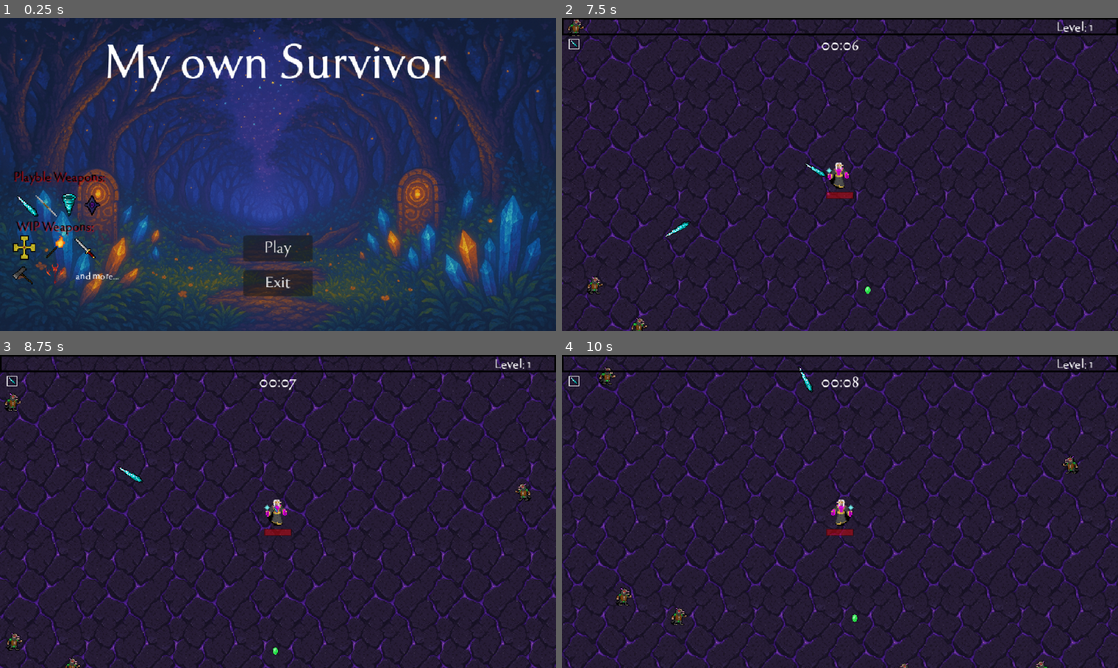
Above: before the commit, frames 1-4 (two rows, left to right).
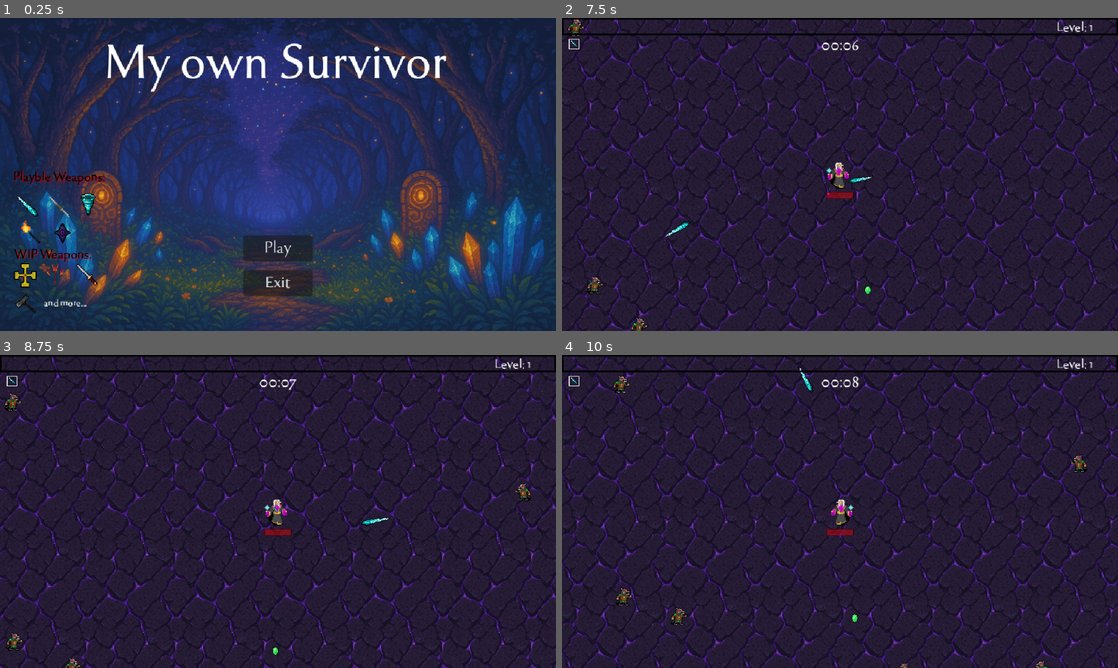
Above: after the commit, the same moments.

Repository: Artoodi/MySurvivor-Work-In-Progress
Game: Godot game, scene res://TitleScreen/menu.tscn
Two runs of this game, one before a commit and one after it. Both use one fixed random seed, a clock stepped at 60 frames per second and the inputs below. Sound files missing from this copy of the repository are replaced by a short silence.
Inputs (mouse positions are in pixels of both pictures, inside the frame that each line leads up to):
- Up to frame 1 (0.25 s): no input
- Up to frame 2 (7.5 s): click "Play" at 0.5 s; move the mouse to (962, 158) at 1.27 s; hold D (right) 1.28-2.03 s; click (962, 158) at 1.35 s; move the mouse to (728, 190) at 2.02 s; hold S (down) 2.03-2.78 s; click (728, 190) at 2.1 s; move the mouse to (895, 105) at 2.77 s; hold D (right) 2.78-3.53 s; click (895, 105) at 2.85 s; move the mouse to (812, 237) at 3.52 s; hold W (up) 3.53-4.28 s; click (812, 237) at 3.6 s; move the mouse to (1006, 221) at 4.27 s; hold A (left) 4.28-5.78 s; click (1006, 221) at 4.35 s; move the mouse to (673, 127) at 5.02 s; click (673, 127) at 5.1 s; move the mouse to (867, 174) at 5.77 s; hold S (down) 5.78-6.53 s; click (867, 174) at 5.85 s; move the mouse to (756, 96) at 6.52 s; hold D (right) 6.53-7.28 s; click (756, 96) at 6.6 s; move the mouse to (962, 158) at 7.27 s; hold W (up) from 7.28 s (still down); click (962, 158) at 7.35 s
- Up to frame 3 (8.75 s): move the mouse to (166, 527) at 8.02 s; release W (up) at 8.03 s; hold D (right) from 8.03 s (still down); click (166, 527) at 8.1 s
- Up to frame 4 (10 s): move the mouse to (895, 442) at 8.77 s; release D (right) at 8.78 s; hold S (down) 8.78-9.53 s; click (895, 442) at 8.85 s; move the mouse to (812, 574) at 9.52 s; hold A (left) from 9.53 s (still down); click (812, 574) at 9.6 s

The runs differ from the first frame. In frame 1, 15% of the frame differs, in the area x 0-100%, y 0-100%; in frame 2, 0.1%; in frame 3, 0.1%; in frame 4, 0.4%.

Commit message:
add new weapon: fire stick

Diff:
--- a/Player/Attack/devil_eye_projectile_1.gd
+++ b/Player/Attack/devil_eye_projectile_1.gd
@@ -49,7 +49,6 @@
 
 func _physics_process(delta):
 	position += angle * speed * delta
-	scale.x *= -1
 
 func enemy_hit(charge = 1):
 	hp -= charge
--- a/Player/Attack/devil_eye_projectile_2.gd
+++ b/Player/Attack/devil_eye_projectile_2.gd
@@ -45,7 +45,6 @@
 
 func _physics_process(delta):
 	position += angle * speed * delta
-	scale.x *= -1
 
 func enemy_hit(charge = 1):
 	hp -= charge
--- a/Player/Attack/devil_eye_projectile_3.gd
+++ b/Player/Attack/devil_eye_projectile_3.gd
@@ -41,7 +41,6 @@
 
 func _physics_process(delta):
 	position += angle * speed * delta
-	scale.x *= -1
 
 func enemy_hit(charge = 1):
 	hp -= charge
--- /dev/null
+++ b/Player/Attack/fire_ball.gd
@@ -0,0 +1,95 @@
+extends Area2D
+
+var level = 1
+var hp = 1
+var speed = 60  # 慢速
+var damage = 25  # 高伤害
+var knockback_amount = 200  # 高击退
+var attack_size = 1.0
+
+var direction = Vector2.ZERO
+var lifetime = 5.0  # 火球存在时间
+
+@onready var player = get_tree().get_first_node_in_group("player")
+@onready var animated_sprite = $AnimatedSprite2D  # AnimatedSprite2D节点
+signal remove_from_array(object)
+
+func _ready():
+	# 添加到attack组
+	add_to_group("attack")
+
+	# 播放火球动画
+	if animated_sprite:
+		animated_sprite.play("default")  # 播放默认动画，您可以改为您的动画名称
+
+	# 随机选择方向
+	var random_angle = randf() * 2 * PI
+	direction = Vector2(cos(random_angle), sin(random_angle))
+	rotation = direction.angle()
+
+	# 根据等级设置属性
+	match level:
+		1:
+			hp = 1
+			speed = 60
+			damage = 25
+			knockback_amount = 200
+			attack_size = 1.0 * (1 + player.spell_size)
+			lifetime = 5.0
+		2:
+			hp = 1
+			speed = 70
+			damage = 30
+			knockback_amount = 220
+			attack_size = 1.1 * (1 + player.spell_size)
+			lifetime = 6.0
+		3:
+			hp = 1
+			speed = 80
+			damage = 40
+			knockback_amount = 250
+			attack_size = 1.2 * (1 + player.spell_size)
+			lifetime = 7.0
+		4:
+			hp = 1
+			speed = 90
+			damage = 50
+			knockback_amount = 300
+			attack_size = 1.3 * (1 + player.spell_size)
+			lifetime = 8.0
+
+	# 设置缩放
+	var tween = create_tween()
+	tween.tween_property(self, "scale", Vector2(1, 1) * attack_size, 0.3).set_trans(Tween.TRANS_QUINT).set_ease(Tween.EASE_OUT)
+	tween.play()
+
+	# 设置生存时间
+	var lifetime_timer = Timer.new()
+	add_child(lifetime_timer)
+	lifetime_timer.wait_time = lifetime
+	lifetime_timer.one_shot = true
+	lifetime_timer.timeout.connect(_on_lifetime_timeout)
+	lifetime_timer.start()
+
+func _physics_process(delta):
+	position += direction * speed * delta
+
+func enemy_hit(charge = 1):
+	hp -= charge
+	if hp <= 0:
+		create_explosion_effect()
+		emit_signal("remove_from_array", self)
+		queue_free()
+
+func _on_lifetime_timeout():
+	# 时间到了也要爆炸
+	create_explosion_effect()
+	emit_signal("remove_from_array", self)
+	queue_free()
+
+func create_explosion_effect():
+	var explosion_tween = create_tween()
+	explosion_tween.set_parallel(true)
+	explosion_tween.tween_property(self, "scale", scale * 2.0, 0.3)
+	explosion_tween.tween_property(self, "modulate", Color(1, 1, 1, 0), 0.3)
+	await explosion_tween.finished
--- /dev/null
+++ b/Player/Attack/fire_ball.tscn
@@ -0,0 +1,86 @@
+[gd_scene load_steps=13 format=3 uid="uid://bnu8i05ipkyjn"]
+
+[ext_resource type="Script" uid="uid://bnymox0dxbfiq" path="res://Player/Attack/fire_ball.gd" id="1_lu4lo"]
+[ext_resource type="Texture2D" uid="uid://dphlrv717brly" path="res://Textures/Items/Weapons/fire_ball.png" id="2_4cnif"]
+
+[sub_resource type="AtlasTexture" id="AtlasTexture_hsf5y"]
+atlas = ExtResource("2_4cnif")
+region = Rect2(0, 0, 24, 24)
+
+[sub_resource type="AtlasTexture" id="AtlasTexture_0xejv"]
+atlas = ExtResource("2_4cnif")
+region = Rect2(24, 0, 24, 24)
+
+[sub_resource type="AtlasTexture" id="AtlasTexture_eaoj7"]
+atlas = ExtResource("2_4cnif")
+region = Rect2(48, 0, 24, 24)
+
+[sub_resource type="AtlasTexture" id="AtlasTexture_3equ6"]
+atlas = ExtResource("2_4cnif")
+region = Rect2(72, 0, 24, 24)
+
+[sub_resource type="AtlasTexture" id="AtlasTexture_vxnaq"]
+atlas = ExtResource("2_4cnif")
+region = Rect2(96, 0, 24, 24)
+
+[sub_resource type="AtlasTexture" id="AtlasTexture_wg7u5"]
+atlas = ExtResource("2_4cnif")
+region = Rect2(120, 0, 24, 24)
+
+[sub_resource type="AtlasTexture" id="AtlasTexture_h32sw"]
+atlas = ExtResource("2_4cnif")
+region = Rect2(144, 0, 24, 24)
+
+[sub_resource type="AtlasTexture" id="AtlasTexture_f53t6"]
+atlas = ExtResource("2_4cnif")
+region = Rect2(168, 0, 24, 24)
+
+[sub_resource type="SpriteFrames" id="SpriteFrames_ua30c"]
+animations = [{
+"frames": [{
+"duration": 1.0,
+"texture": SubResource("AtlasTexture_hsf5y")
+}, {
+"duration": 1.0,
+"texture": SubResource("AtlasTexture_0xejv")
+}, {
+"duration": 1.0,
+"texture": SubResource("AtlasTexture_eaoj7")
+}, {
+"duration": 1.0,
+"texture": SubResource("AtlasTexture_3equ6")
+}, {
+"duration": 1.0,
+"texture": SubResource("AtlasTexture_vxnaq")
+}, {
+"duration": 1.0,
+"texture": SubResource("AtlasTexture_wg7u5")
+}, {
+"duration": 1.0,
+"texture": SubResource("AtlasTexture_h32sw")
+}, {
+"duration": 1.0,
+"texture": SubResource("AtlasTexture_f53t6")
+}],
+"loop": true,
+"name": &"default",
+"speed": 10.0
+}]
+
+[sub_resource type="CircleShape2D" id="CircleShape2D_i3edg"]
+radius = 6.66667
+
+[node name="FireBall" type="Area2D" groups=["attack"]]
+collision_layer = 4
+collision_mask = 0
+script = ExtResource("1_lu4lo")
+
+[node name="AnimatedSprite2D" type="AnimatedSprite2D" parent="."]
+scale = Vector2(1.5, 1.5)
+sprite_frames = SubResource("SpriteFrames_ua30c")
+autoplay = "default"
+frame_progress = 0.418932
+
+[node name="CollisionShape2D" type="CollisionShape2D" parent="."]
+scale = Vector2(1.5, 1.5)
+shape = SubResource("CircleShape2D_i3edg")
--- a/Player/player.gd
+++ b/Player/player.gd
@@ -16,6 +16,7 @@
 var tornado = preload("res://Player/Attack/tornado.tscn")
 var javelin = preload("res://Player/Attack/javelin.tscn")
 var devil_eye = preload("res://Player/Attack/devil_eye.tscn")
+var fire_ball = preload("res://Player/Attack/fire_ball.tscn")
 
 
 
@@ -26,6 +27,7 @@
 @onready var tornadoAttackTimer = get_node("%TornadoAttackTimer")
 @onready var javelinBase = get_node("%JavelinBase")
 @onready var devilEyeBase = get_node("%DevilEyeBase")
+@onready var fireBallTimer = get_node("%FireBallTimer")
 
 #UPGRADES
 var collected_upgrades = []
@@ -54,6 +56,12 @@
 
 #DevilEye
 var devil_eye_level = 0
+
+#FireBall
+var fire_ball_level = 0
+var fire_ball_attackspeed = 3.0
+var fire_ball_ammo = 0
+var fire_ball_baseammo = 0
 
 #Enemy Related
 var enemy_close = []
@@ -126,6 +134,10 @@
 		spawn_javelin()
 	if devil_eye_level > 0:
 		spawn_devil_eye()
+	if fire_ball_level > 0:
+		fireBallTimer.wait_time = fire_ball_attackspeed * (1-spell_cooldown)
+		if fireBallTimer.is_stopped():
+			fireBallTimer.start()
 
 func _on_hurt_box_hurt(damage, _angle, _knockback):
 	hp -= clamp(damage-armor, 1.0, 999.0)
@@ -194,6 +206,18 @@
 	for i in get_devil_eyes:
 		if i.has_method("update_devil_eye"):
 			i.update_devil_eye()
+
+func _on_fire_ball_timer_timeout():
+	fire_ball_ammo += fire_ball_baseammo + additional_attacks
+	fire_fire_balls()
+
+func fire_fire_balls():
+	while fire_ball_ammo > 0:
+		var fire_ball_attack = fire_ball.instantiate()
+		fire_ball_attack.global_position = global_position
+		fire_ball_attack.level = fire_ball_level
+		get_tree().current_scene.add_child(fire_ball_attack)
+		fire_ball_ammo -= 1
 
 
 func get_random_target():
@@ -309,6 +333,18 @@
 			devil_eye_level = 3
 		"devil_eye4":
 			devil_eye_level = 4
+		"fire_stick1":
+			fire_ball_level = 1
+			fire_ball_baseammo += 1
+		"fire_stick2":
+			fire_ball_level = 2
+			fire_ball_baseammo += 1
+		"fire_stick3":
+			fire_ball_level = 3
+			fire_ball_attackspeed -= 0.5
+		"fire_stick4":
+			fire_ball_level = 4
+			fire_ball_baseammo += 2
 		"armor1","armor2","armor3","armor4":
 			armor += 1
 		"speed1","speed2","speed3","speed4":
--- a/Player/player.tscn
+++ b/Player/player.tscn
@@ -21,7 +21,7 @@
 size = Vector2(12, 20)
 
 [sub_resource type="CircleShape2D" id="CircleShape2D_anwqc"]
-radius = 370.951
+radius = 375.021
 
 [sub_resource type="CircleShape2D" id="CircleShape2D_p2554"]
 radius = 50.0
@@ -79,8 +79,10 @@
 [node name="DevilEyeBase" type="Node2D" parent="Attack"]
 unique_name_in_owner = true
 
+[node name="FireBallTimer" type="Timer" parent="Attack"]
+unique_name_in_owner = true
+
 [node name="EnemyDetectionArea" type="Area2D" parent="."]
-visible = false
 collision_layer = 4
 collision_mask = 4
 monitorable = false
@@ -248,6 +250,7 @@
 [connection signal="timeout" from="Attack/IceSpearTimer/IceSpearAttackTimer" to="." method="_on_ice_spear_attack_timer_timeout"]
 [connection signal="timeout" from="Attack/TornadoTimer" to="." method="_on_tornado_timer_timeout"]
 [connection signal="timeout" from="Attack/TornadoTimer/TornadoAttackTimer" to="." method="_on_tornado_attack_timer_timeout"]
+[connection signal="timeout" from="Attack/FireBallTimer" to="." method="_on_fire_ball_timer_timeout"]
 [connection signal="body_entered" from="EnemyDetectionArea" to="." method="_on_enemy_detection_area_body_entered"]
 [connection signal="body_exited" from="EnemyDetectionArea" to="." method="_on_enemy_detection_area_body_exited"]
 [connection signal="area_entered" from="GrabArea" to="." method="_on_grab_area_area_entered"]
--- a/TitleScreen/menu.tscn
+++ b/TitleScreen/menu.tscn
@@ -30,7 +30,7 @@
 color = Color(0.395457, 0.454173, 0.291202, 1)
 
 [node name="Background" type="Sprite2D" parent="."]
-position = Vector2(319, 179)
+position = Vector2(323, 181)
 scale = Vector2(0.420573, 0.359375)
 texture = ExtResource("2_3iml8")
 
@@ -75,10 +75,10 @@
 
 [node name="Label2" type="Label" parent="."]
 layout_mode = 0
-offset_left = 18.0
-offset_top = 232.0
-offset_right = 154.0
-offset_bottom = 269.0
+offset_left = 16.0
+offset_top = 264.0
+offset_right = 152.0
+offset_bottom = 301.0
 theme_override_colors/font_color = Color(0, 0, 0, 1)
 theme_override_colors/font_shadow_color = Color(0.984314, 0, 0, 0.447059)
 theme_override_fonts/font = ExtResource("1_xdjxl")
@@ -90,31 +90,32 @@
 texture = ExtResource("4_0eg15")
 
 [node name="Javelin3New" type="Sprite2D" parent="."]
-position = Vector2(53, 216)
+position = Vector2(68, 217)
 texture = ExtResource("5_dsl36")
 
 [node name="Tornado" type="Sprite2D" parent="."]
-position = Vector2(79, 214)
+position = Vector2(101, 214)
 texture = ExtResource("6_6q26e")
 
 [node name="Amulet" type="Sprite2D" parent="."]
-position = Vector2(28, 264)
+position = Vector2(29, 296)
 texture = ExtResource("7_3iml8")
 
 [node name="DevilEye" type="Sprite2D" parent="."]
-position = Vector2(106, 215)
+position = Vector2(72, 247)
 texture = ExtResource("8_fmhqy")
 
 [node name="FireStick" type="Sprite2D" parent="."]
-position = Vector2(65, 264)
+position = Vector2(34, 247)
 texture = ExtResource("9_ujvb3")
+flip_h = true
 
 [node name="Sword" type="Sprite2D" parent="."]
-position = Vector2(99, 266)
+position = Vector2(101, 296)
 texture = ExtResource("10_mqclt")
 
 [node name="HammerOne" type="Sprite2D" parent="."]
-position = Vector2(28, 295)
+position = Vector2(31, 328)
 texture = ExtResource("11_3iml8")
 
 [node name="Icon64" type="Sprite2D" parent="."]
@@ -124,10 +125,10 @@
 
 [node name="Label3" type="Label" parent="."]
 layout_mode = 0
-offset_left = 87.0
-offset_top = 291.0
-offset_right = 162.0
-offset_bottom = 314.0
+offset_left = 50.0
+offset_top = 322.0
+offset_right = 125.0
+offset_bottom = 345.0
 theme_override_fonts/font = ExtResource("1_xdjxl")
 theme_override_font_sizes/font_size = 12
 text = "and more..."
--- a/Utility/upgrade_db.gd
+++ b/Utility/upgrade_db.gd
@@ -132,6 +132,38 @@
 		"prerequisite": ["devil_eye3"],
 		"type": "weapon"
 	},
+		"fire_stick1": {
+		"icon": WEAPON_PATH + "fire_stick.png",
+		"displayname": "Fire Stick",
+		"details": "A magical staff that launches slow but devastating fireballs in random directions",
+		"level": "Level: 1",
+		"prerequisite": [],
+		"type": "weapon"
+	},
+	"fire_stick2": {
+		"icon": WEAPON_PATH + "fire_stick.png",
+		"displayname": "Fire Stick",
+		"details": "Launches an additional fireball with increased speed and damage",
+		"level": "Level: 2",
+		"prerequisite": ["fire_stick1"],
+		"type": "weapon"
+	},
+	"fire_stick3": {
+		"icon": WEAPON_PATH + "fire_stick.png",
+		"displayname": "Fire Stick",
+		"details": "Faster casting speed and longer fireball lifetime",
+		"level": "Level: 3",
+		"prerequisite": ["fire_stick2"],
+		"type": "weapon"
+	},
+	"fire_stick4": {
+		"icon": WEAPON_PATH + "fire_stick.png",
+		"displayname": "Fire Stick",
+		"details": "Launches 2 additional fireballs with maximum damage and explosive power",
+		"level": "Level: 4",
+		"prerequisite": ["fire_stick3"],
+		"type": "weapon"
+	},
 	"armor1": {
 		"icon": ICON_PATH + "helmet_1.png",
 		"displayname": "Armor",
Not shown, added: Player/Attack/fire_ball.gd.uid
Binary file added: Textures/Items/Weapons/fire_ball.png
Not shown, added: Textures/Items/Weapons/fire_ball.png.import
